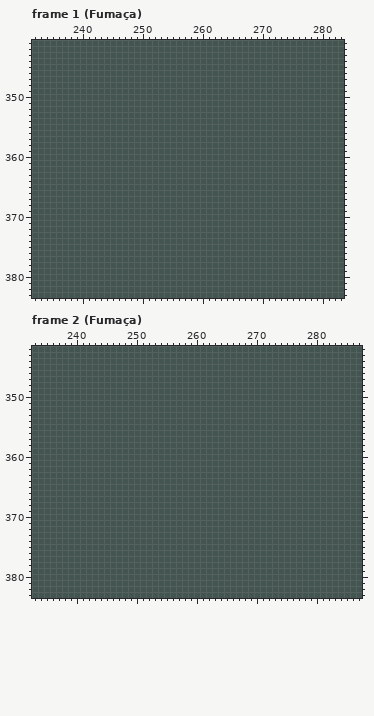
One commit to this pixel-art file: Entregas/ase/Sprites/Sprite-0006.ase. The first picture shows the starting point.
384x384 pixels, 73 frames. Colours within 5 levels of each other are drawn and written as one. Shown: frame 1 (Fumaça): x 232..283, y 341..383; frame 2 (Fumaça): x 233..287, y 342..383. The commit also changed other frames or places, which this record leaves out.
Once edited:
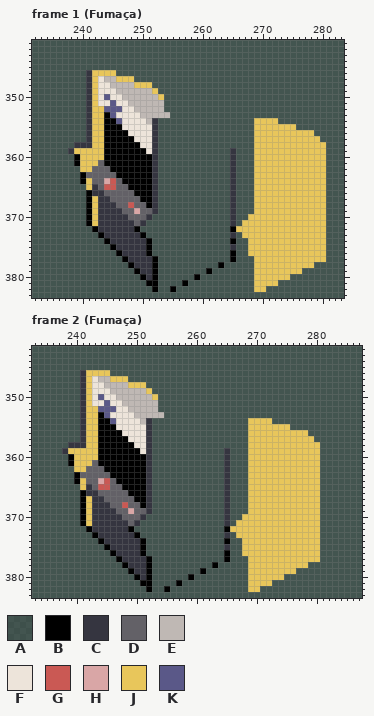
Palette (. is transparent): A #0000008d  B #000000  C #353540  D #636167  E #bfb8b4  F #ede4da  G #ca5954  H #d9a6a6  J #e8c65b  K #5a5888
What changed:
Changed rows in their new state; - is an unchanged pixel.
Frame 1 (Fumaça), layer "Desenhos":
first column x 238:
346 ---CJJJJ-----------------------------------
347 ---CJFEEJJJ--------------------------------
348 ---CJFFEEEEJJJ-----------------------------
349 ---CJFFFEEEEEEJ----------------------------
350 ---CJFKFFEEEEEEJ---------------------------
351 ---CJFFKFFEEEEEE---------------------------
352 ---CJJKKKFFEEEEE---------------------------
353 ---CJJBKFFFFEEEEE--------------------------
354 ---CJJBBKFFFFEC----------------JJJJ--------
355 ---CJJBBBFFFFFC----------------JJJJJJJ-----
356 ---CJJBBBBFFFFC----------------JJJJJJJJJJ--
357 ---CJJBBBBBFFFC----------------JJJJJJJJJJJ-
358 -CCCJJBBBBBBFFC----------------JJJJJJJJJJJJ
359 CJJJJJBBBBBBBFC------------C---JJJJJJJJJJJJ
360 -BJJJJBBBBBBBBC------------C---JJJJJJJJJJJJ
361 -BJJJDBBBBBBBBC------------C---JJJJJJJJJJJJ
362 --JJDDDBBBBBBBC------------C---JJJJJJJJJJJJ
363 --BDDDDDBBBBBBC------------C---JJJJJJJJJJJJ
364 --BJDDHGDBBBBBC------------C---JJJJJJJJJJJJ
365 ---JCDGGDDBBBBC------------C---JJJJJJJJJJJJ
366 ---BCCDDDDDBBBC------------C---JJJJJJJJJJJJ
367 ---BJCCDDDDDBBC------------C---JJJJJJJJJJJJ
368 ---BJCCCDDGDDBC------------C---JJJJJJJJJJJJ
369 ---BJCCCCDDHDDC------------C---JJJJJJJJJJJJ
370 ---BJCCCCCDDDC-------------C--JJJJJJJJJJJJJ
371 ---BJCCCCCCDC--------------C-JJJJJJJJJJJJJJ
372 ----BCCCCCCB---------------BJJJJJJJJJJJJJJJ
373 -----BCCCCCCB--------------C-JJJJJJJJJJJJJJ
374 ------BCCCCCCB-------------B--JJJJJJJJJJJJJ
375 -------BCCCCCB-------------C--JJJJJJJJJJJJJ
376 --------BCCCCB-------------B--JJJJJJJJJJJJJ
377 ---------BCCCCB------------B---JJJJJJJJJJJJ
378 ----------BCCCB----------B-----JJJJJJJJJJ--
379 -----------BCCB--------B-------JJJJJJJJ----
380 ------------BCB------B---------JJJJJJ------
381 -------------BB----B-----------JJJJ--------
382 --------------B--B-------------JJ----------
Frame 2 (Fumaça), layer "Desenhos": the same change as frame 1 (Fumaça)
Pixel boxes of the changes (left, top, right, bottom) in both pictures:
changed: (68, 70, 326, 292)
changed: (62, 370, 320, 592)
